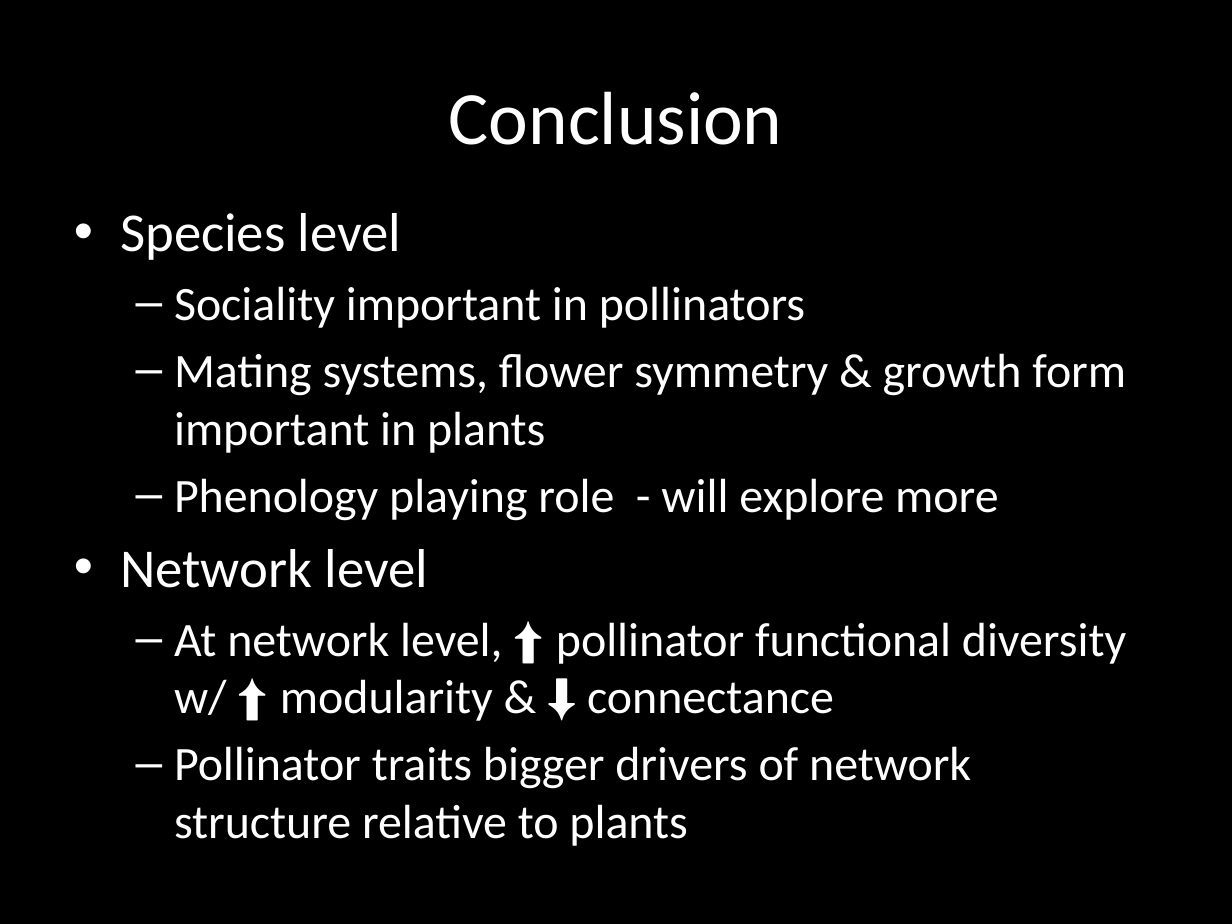
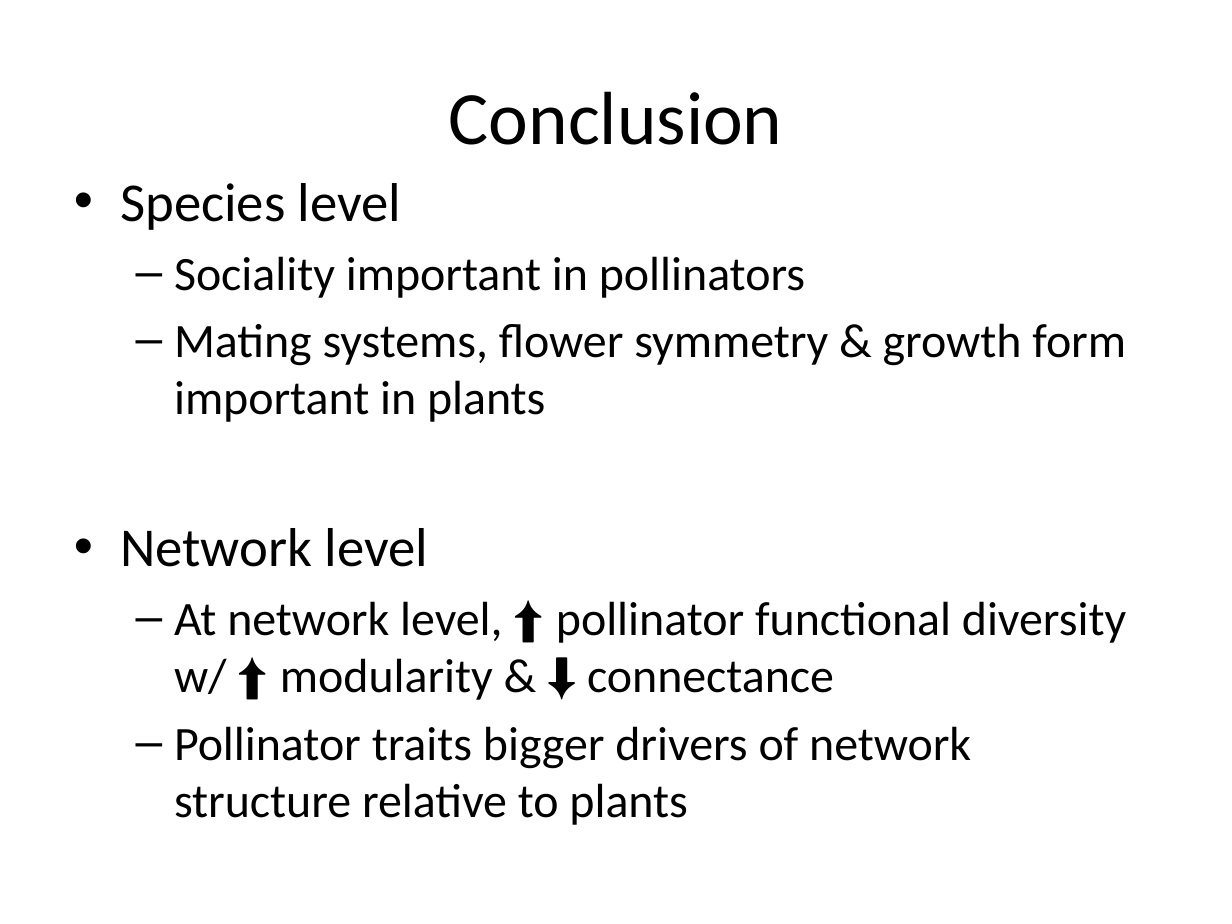
Before and after one commit to sckott/talks, a slide deck: slide 21 of canpolintalk/scott.pptx (slide 13 before the commit). Drawn at 1232x924 pixels with LibreOffice and Linux fonts; fonts in the diff are those of the drawing. Boxes give left, top, right and bottom in pixels: in the first picture for what was removed or moved away, otherwise in the second. Text is boxed around its words. In the diff, an @@ line names an element or a change of style, - is before the commit and + after.

```diff
--- a/canpolintalk/scott.pptx
+++ b/canpolintalk/scott.pptx
@@ background #000000 to #FFFFFF @@
@@ title "Conclusion" at <box>449,91,783,145</box>: text colour #FFFFFF to #000000 @@
@@ text "Species level" at <box>120,183,1126,825</box>: text colour #FFFFFF to #000000 @@
@@ text "Species level": place and size @@
-text "Species level" at <box>120,213,1126,846</box>
+text "Species level" at <box>120,183,1126,825</box>
@@ text at <box>174,478,998,521</box>: paragraph removed @@
-  – Phenology playing role - will explore more
```
Also in this commit, not shown: 15 other slides changed, 14 slides added, 2 slides removed, 11 other files.
